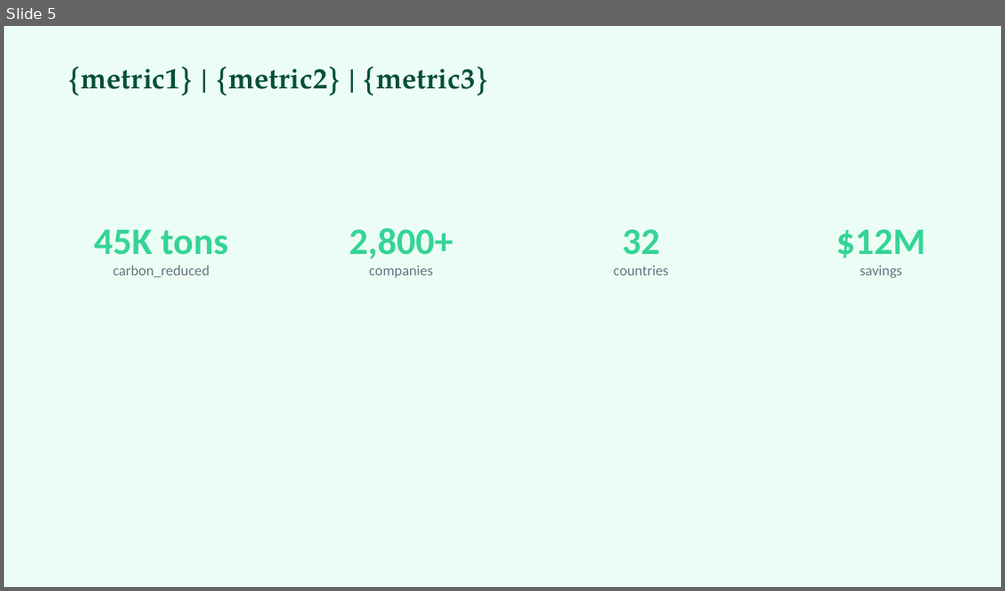
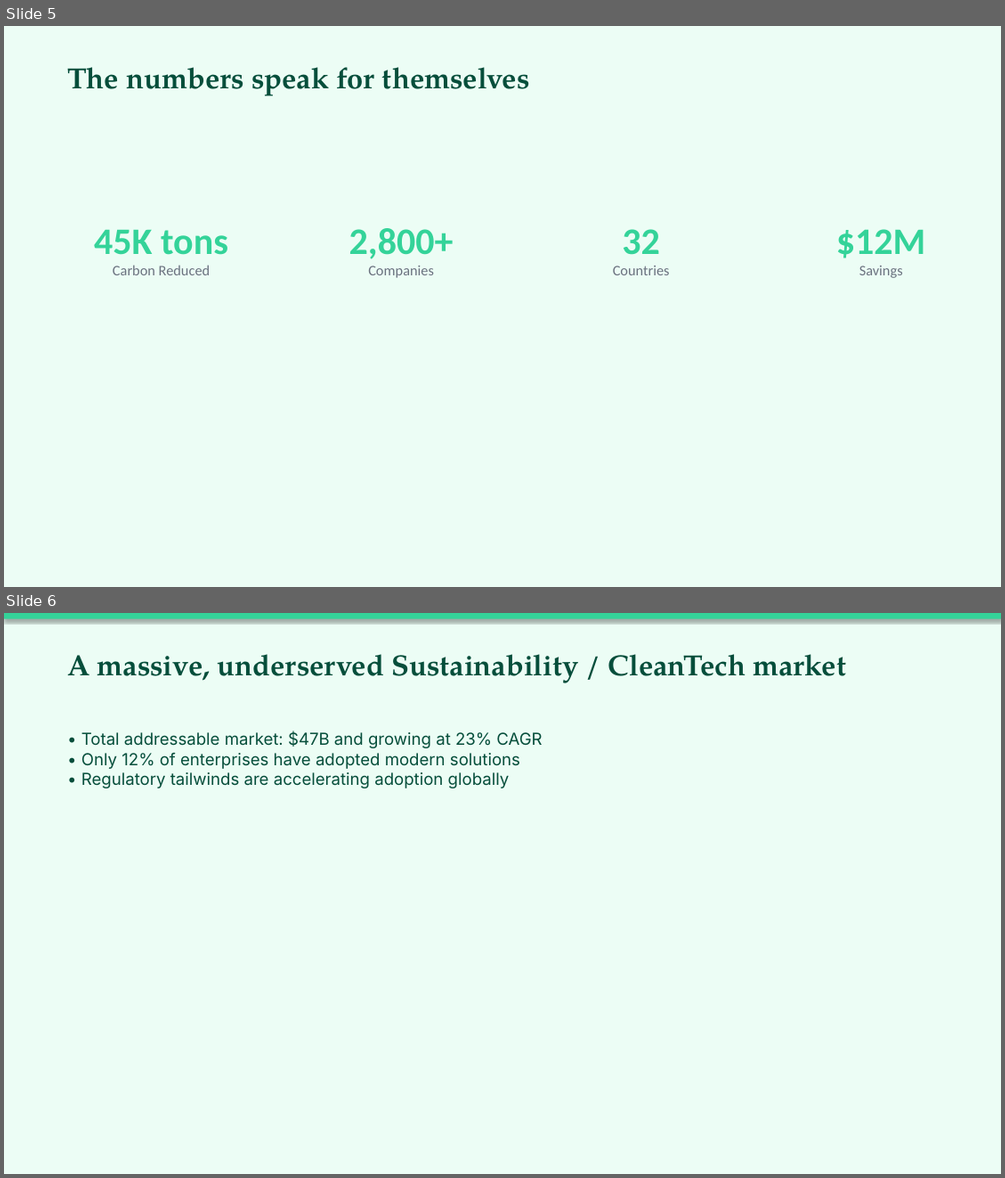
Before and after one commit to sunchaokun/PPT-Design-Skill, a slide deck: examples/05-sustainability-report.pptx. Shown one above the other, each under a label of ours: slide 5 before the commit, slides 5 and 6 after it. The pictures are 1005x591 and 1005x1178 pixels, drawn with LibreOffice and Linux fonts; fonts in the diff are those of the drawing. Boxes give left, top, right and bottom in pixels: in the first picture for what was removed or moved away, otherwise in the second. Text is boxed around its words. In the diff, an @@ line names an element or a change of style, - is before the commit and + after.

```diff
--- a/examples/05-sustainability-report.pptx
+++ b/examples/05-sustainability-report.pptx
@@ slide 6 added at [4, 613, 1001, 1174], background #ECFDF5 @@
@@ rectangle added at [4, 613, 1001, 619], fill #34D399 @@
@@ text added at [67, 654, 846, 683], 28 pt, text #064E3B, bold @@
+A massive, underserved Sustainability / CleanTech market
@@ text added at [81, 731, 542, 788], 16 pt, text #064E3B @@
+• Total addressable market: $47B and growing at 23% CAGR
+• Only 12% of enterprises have adopted modern solutions
+• Regulatory tailwinds are accelerating adoption globally
@@ slide 5 changed as well @@
@@ text at [67, 67, 530, 96]: text changed @@
-{metric1} | {metric2} | {metric3}
+The numbers speak for themselves
@@ text at [113, 265, 210, 275]: text changed @@
-carbon_reduced
+Carbon Reduced
@@ text at [368, 265, 434, 278]: text changed @@
-companies
+Companies
@@ text at [613, 265, 670, 275]: text changed @@
-countries
+Countries
@@ text at [859, 265, 903, 278]: text changed @@
-savings
+Savings
```
Also in this commit, not shown: 1 other slide changed, 7 other slides added, 8 slides removed, 8 other files.
